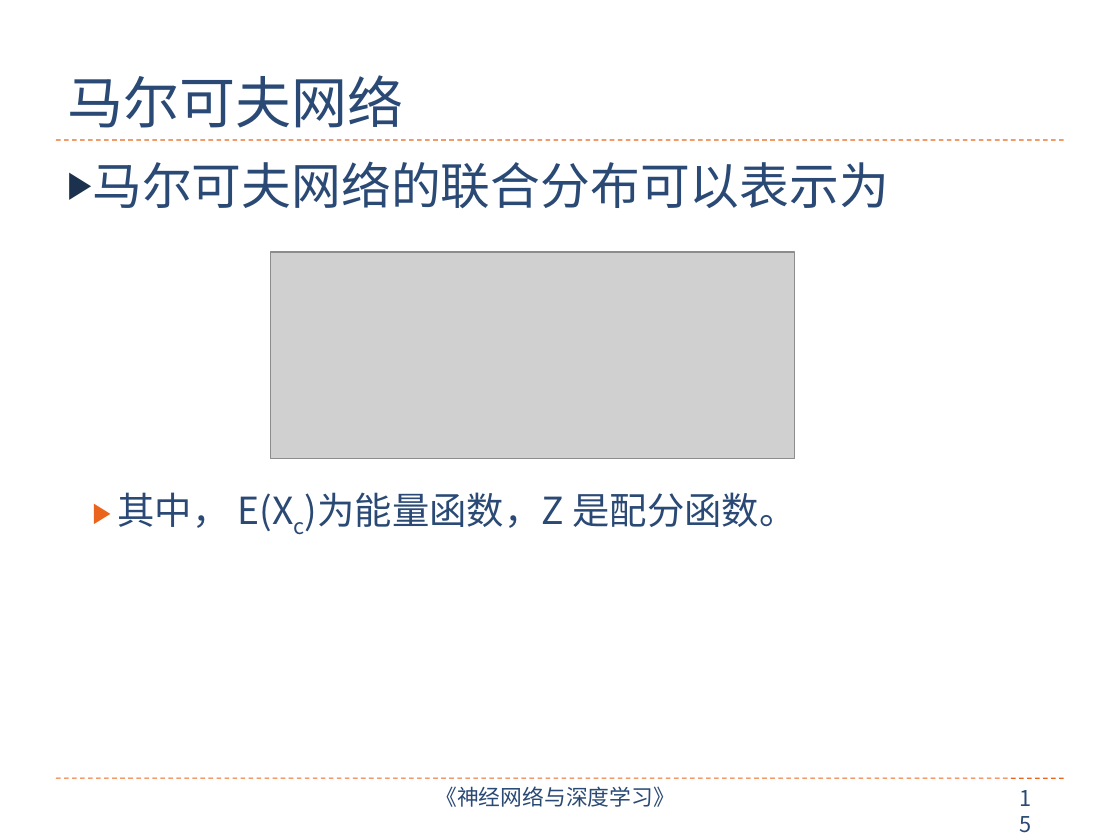
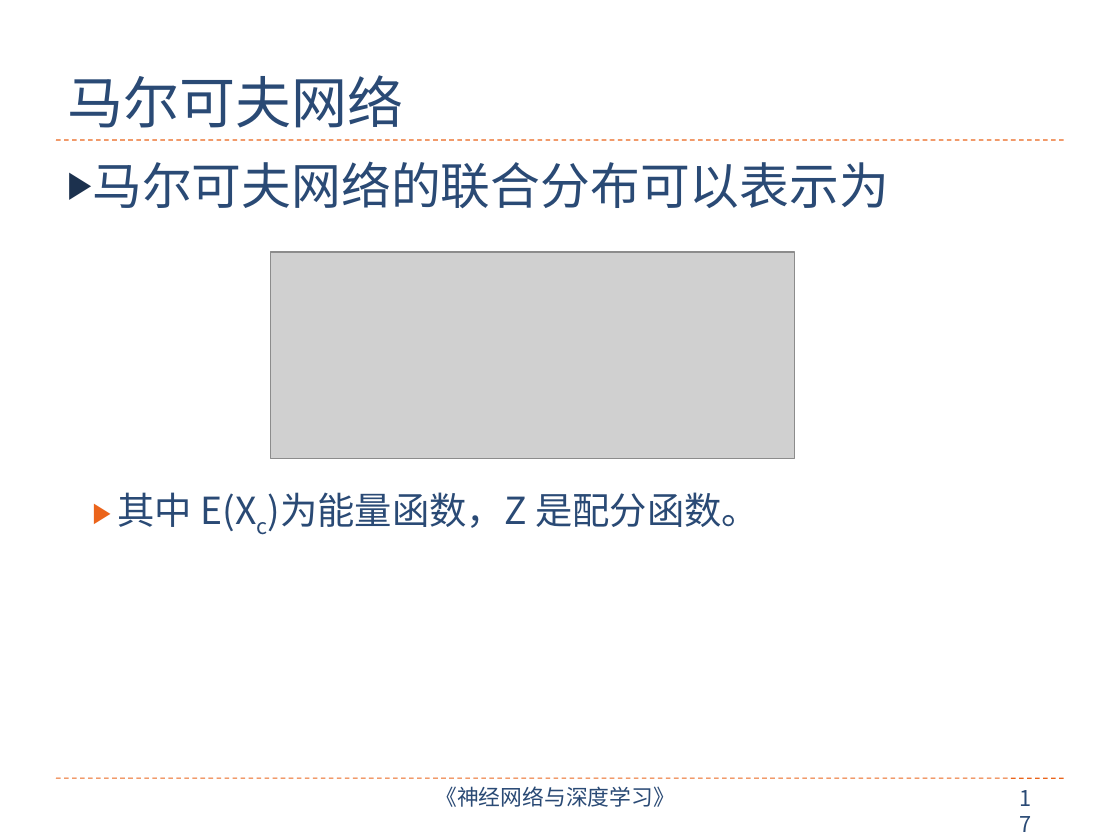
Before and after one commit to nndl/nndl.github.io, a slide deck: slide 17 of ppt/chap-概率图模型.pptx (slide 15 before the commit). Drawn at 1120x840 pixels with LibreOffice and Linux fonts; fonts in the diff are those of the drawing; grey boxes stand for pictures. Boxes give left, top, right and bottom in pixels: in the first picture for what was removed or moved away, otherwise in the second. Text is boxed around its words. In the diff, an @@ line names an element or a change of style, - is before the commit and + after.

```diff
--- a/ppt/chap-概率图模型.pptx
+++ b/ppt/chap-概率图模型.pptx
@@ text at [118,492,759,531]: text changed @@
-  ▶ 其中， E(Xc)为能量函数，Z 是配分函数。
+  ▶ 其中 E(Xc)为能量函数，Z 是配分函数。
@@ page number at [1008,780,1054,818]: text changed @@
-15
+17
```
Also in this commit, not shown: 5 other slides changed, 2 slides added, 1 slide removed.
